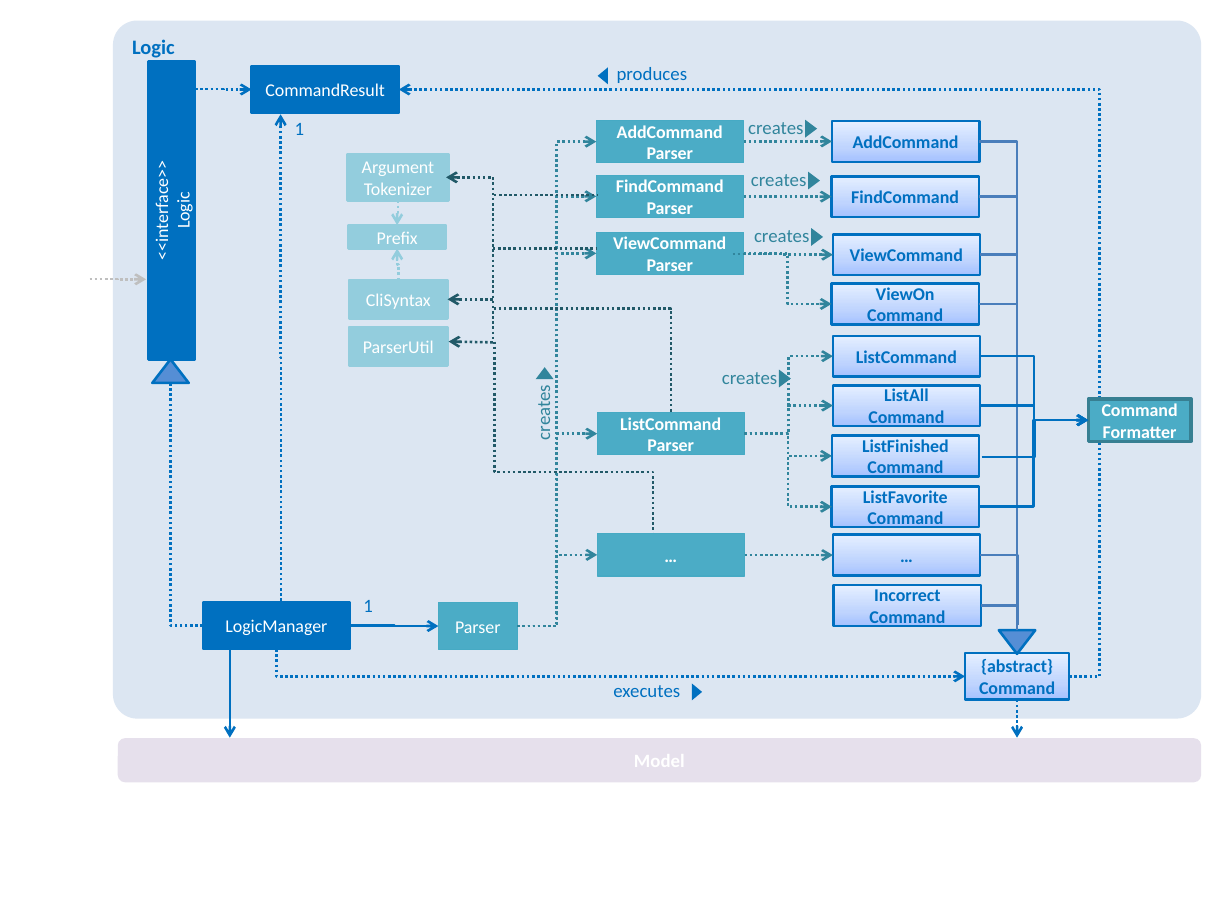
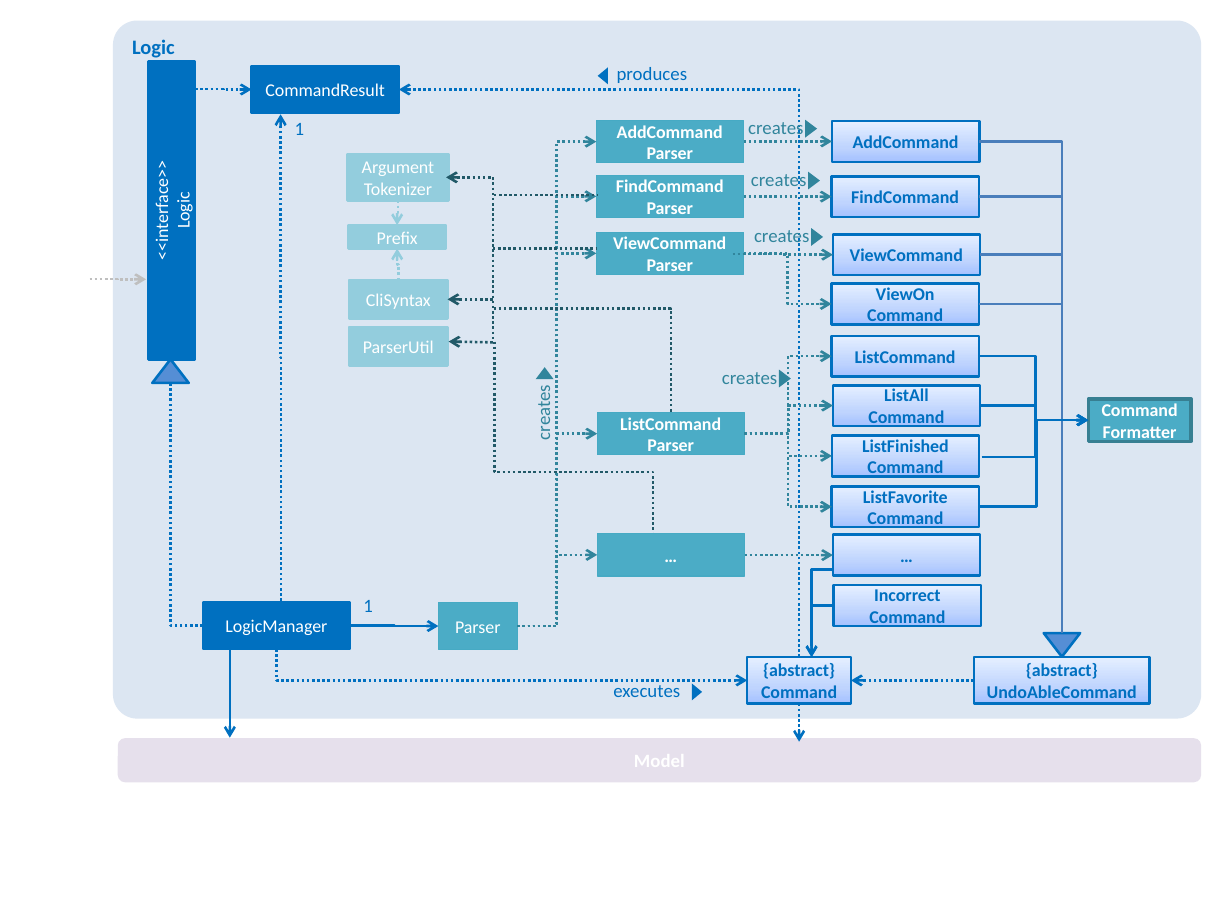
Before and after one commit to CS2103JAN2017-W10-B1/addressbook-level4, a slide deck: slide 1 of docs/diagrams/LogicComponentClassDiagram.pptx. Drawn at 1232x924 pixels with LibreOffice and Linux fonts; fonts in the diff are those of the drawing. Boxes give left, top, right and bottom in pixels: in the first picture for what was removed or moved away, otherwise in the second. Text is boxed around its words. In the diff, an @@ line names an element or a change of style, - is before the commit and + after.

Commit message:
[V0.4][Documentation] update the LogicComponentClassDiagram

```diff
--- a/docs/diagrams/LogicComponentClassDiagram.pptx
+++ b/docs/diagrams/LogicComponentClassDiagram.pptx
@@ elbow arrow moved from (1069, 676) - (399, 90) to (800, 657) - (399, 90) @@
@@ elbow line moved from (1018, 631) - (979, 142) to (1062, 633) - (979, 142) @@
@@ elbow line moved from (1018, 631) - (979, 197) to (1062, 633) - (979, 197) @@
@@ elbow line moved from (1018, 631) - (981, 255) to (1062, 633) - (981, 255) @@
@@ elbow line moved from (1018, 631) - (979, 304) to (1062, 633) - (979, 304) @@
@@ elbow arrow (979, 356) - (1088, 420): route changed @@
@@ elbow arrow (981, 405) - (1088, 420): route changed @@
@@ elbow arrow (979, 506) - (1088, 420): route changed @@
@@ elbow arrow added from (832, 572) to (812, 657), #0070C0 1.5 pt @@
@@ elbow line removed from (1018, 625) to (981, 556) @@
@@ elbow arrow added from (834, 606) to (812, 657), #0070C0 1.5 pt @@
@@ elbow line removed from (1018, 631) to (981, 606) @@
@@ elbow arrow moved from (276, 649) - (965, 676) to (276, 649) - (747, 680) @@
@@ rectangle "{abstract} Command": place and size @@
-rectangle "{abstract} Command" at [965, 653, 1068, 700]
+rectangle "{abstract} Command" at [747, 657, 850, 703]
@@ rectangle added at [975, 657, 1151, 703], fill gradient #A4C4FF to #BFD4FF to #E6EEFF, outline #0070C0 1.5 pt, 10.5 pt, text #0070C0, bold @@
+{abstract}
+UndoAbleCommand
@@ triangle: place and size @@
-triangle at [999, 631, 1036, 654]
+triangle at [1044, 633, 1080, 657]
@@ arrow added from (975, 680) to (851, 680), #0070C0 1.5 pt dashed @@
@@ arrow moved from (1018, 700) - (1018, 738) to (800, 703) - (800, 742) @@
```
